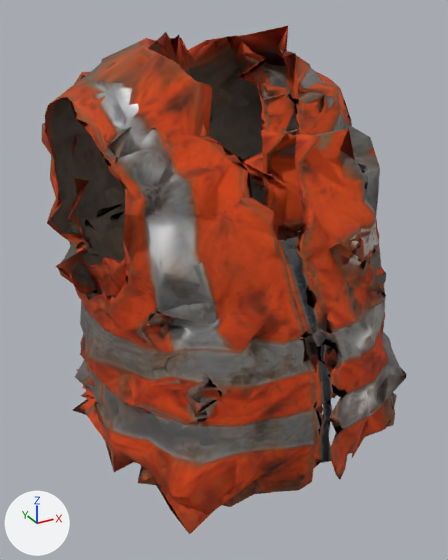
A saved change to the glTF model game/public/assets/models/outfit-hivis-t25.glb.
Rendered twice from a 50 mm camera at (-0.474, -0.836, 1.601) aimed at (-0.015, -0.001, 1.184). The lights are fixed; the arrows at lower left show +X, +Y and +Z. The older version comes first.

In view in the first picture: 'Outfit_hivis__heavyset', 'Outfit_hivis__lastshift'.
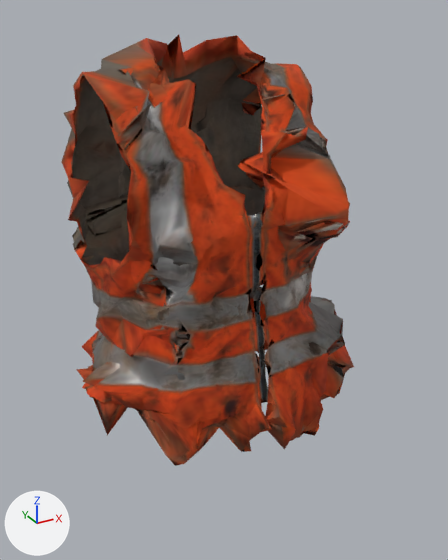
What differs and where, as boxes (x1, y1, x2, y2) in the pictures (448 x 560 px):
'Outfit_hivis__heavyset', deleted (brown): before (42, 26, 406, 534)
'Outfit_hivis__lastshift', unchanged, uncovered by the edit: before (68, 35, 337, 414); after (62, 35, 354, 466)

What the commit changed:
Object 'Outfit_hivis__heavyset' (ob_outfit_hivis__heavyset) is deleted.
